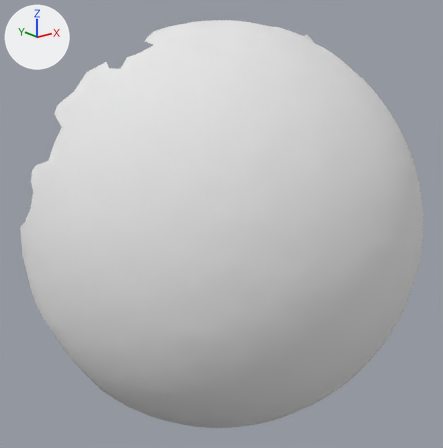
A saved change to the OBJ model res/pendulum_horizontal/Pendulum_horizontal.000119.obj.
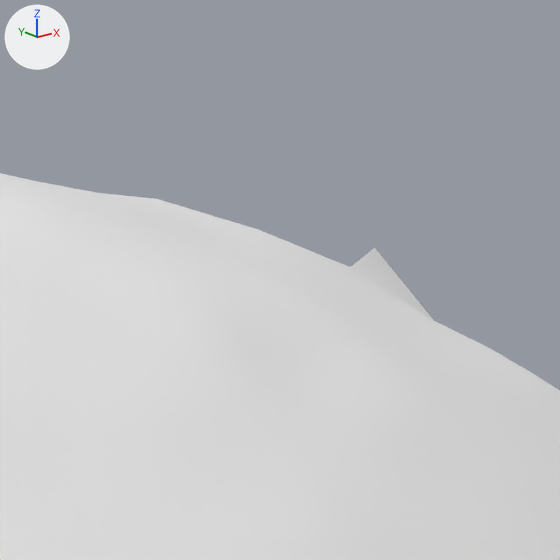
The first picture shows the older version from a 50 mm lens placed at (-403.0, 28.0, 178.0), pointed at (-149.0, 346.0, 51.0). The close-ups show both versions on the part from 58% to 75% of the width and 0% to 17% of the height of that picture. The lights are fixed; the arrows at upper left show +X, +Y and +Z. Where no turn or scale is listed for an object, it has been applied to the vertices.

In view in the first close-up: 'Pendulum_horizontal.000119'.
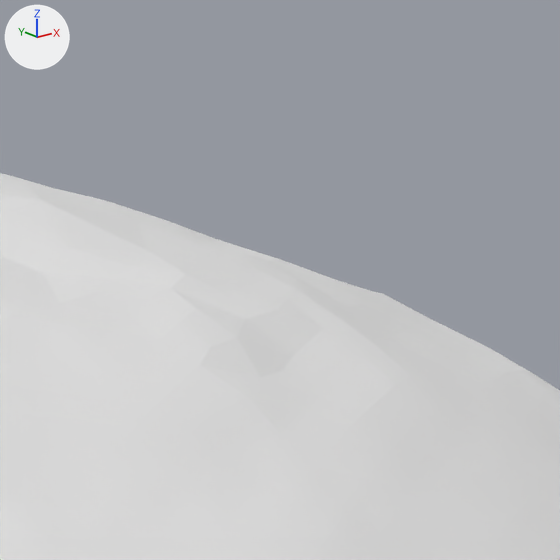
What differs and where, as boxes [x1, y1, x2, y2] in the close-ups (560 x 560 px):
part 1 of me_pendulum_horizontal_000119, deleted: before [10, 175, 433, 320]

The change in detail:
me_pendulum_horizontal_000119 is used by ob_pendulum_horizontal_000119; location (0.0, 0.0, 0.0).
me_pendulum_horizontal_000119 had 4955 vertices, 9822 faces and spanned x -271.0..17.0, y 233.0..416.0, z -105.0..186.0.
me_pendulum_horizontal_000119 no longer uses material mat_pendulum_horizontal_000119 (white #e7e7e7).
me_pendulum_horizontal_000119 now has 4936 vertices, 9776 faces and spans x -271.0..17.0, y 233.0..416.0, z -105.0..186.0.
Part 1, on me_pendulum_horizontal_000119:
19 vertices are removed from x -99.0..-69.0, y 342.0..377.0, z 173.0..184.0.
46 faces are deleted.
